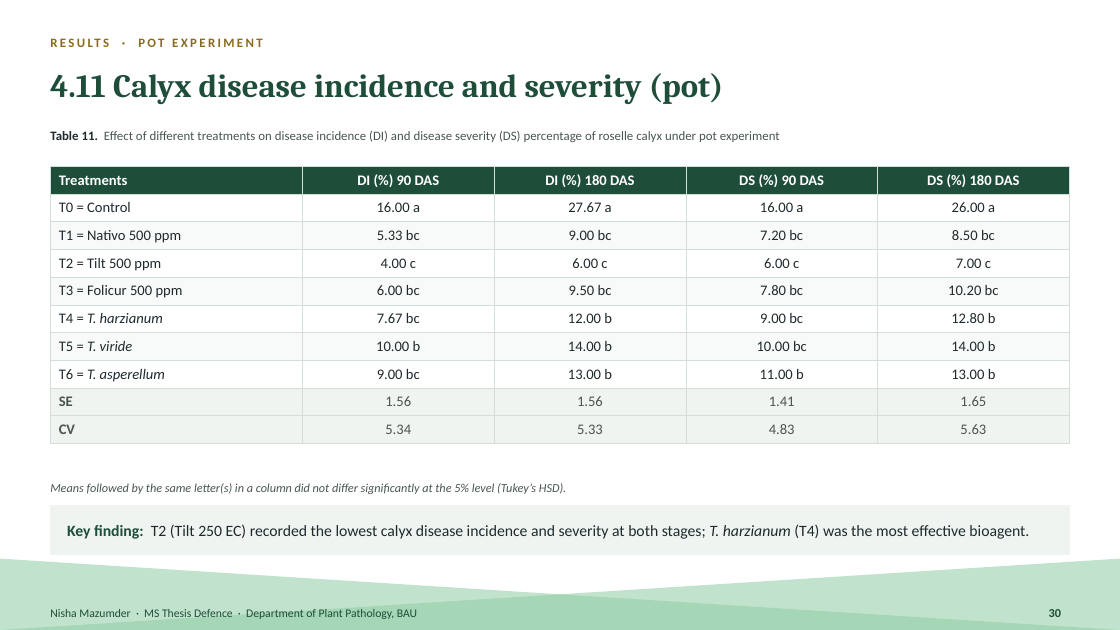
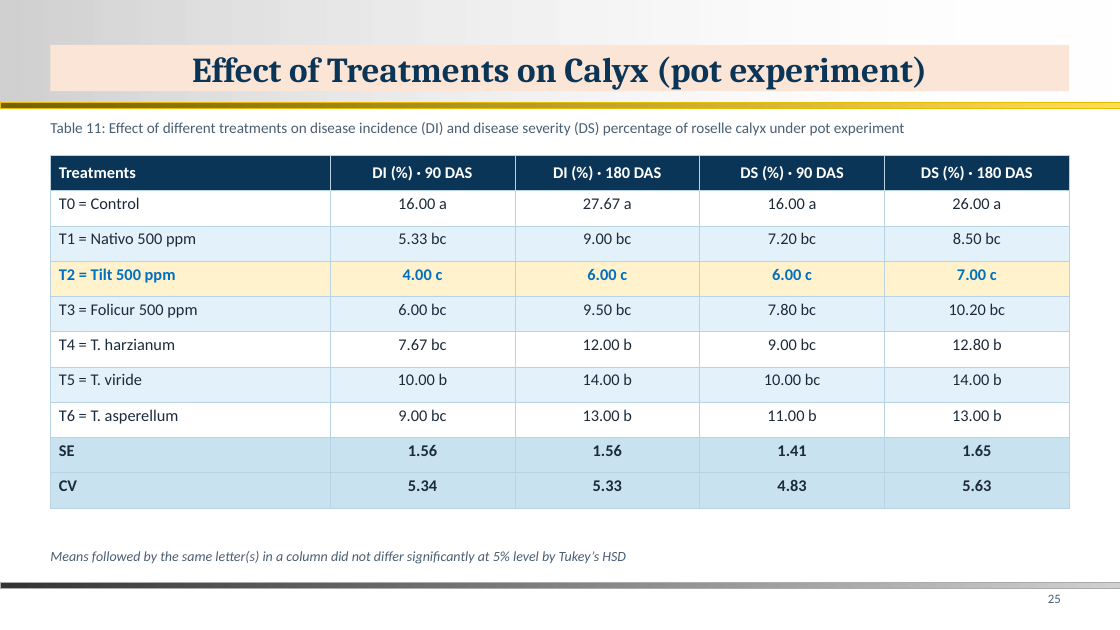
Before and after one commit to bipro-b/nm-documenents, a slide deck: slide 25 of docs/Nisha_MS_Thesis_Defence.pptx (slide 30 before the commit). Drawn at 1120x630 pixels with LibreOffice and Linux fonts; fonts in the diff are those of the drawing; background and template pictures are left out. Boxes give left, top, right and bottom in pixels: in the first picture for what was removed or moved away, otherwise in the second. Text is boxed around its words. In the diff, an @@ line names an element or a change of style, - is before the commit and + after.

```diff
--- a/docs/Nisha_MS_Thesis_Defence.pptx
+++ b/docs/Nisha_MS_Thesis_Defence.pptx
@@ rectangle added at (0,0,1120,103), fill gradient #D0D0D0 to #FFFFFF @@
@@ rectangle added at (50,45,1070,92), fill #FBE5D6, 30 pt, text #0B3557, bold @@
+Effect of Treatments on Calyx (pot experiment)
@@ text removed at (138,38,263,47) @@
-RESULTS · POT EXPERIMENT
@@ title at (343,56,843,84): text changed; size 28 to 30 pt; text colour #1E4D3A to #0B3557 @@
-4.11 Calyx disease incidence and severity (pot)
+4.11 Calyx disease — pot experiment
@@ rectangle added at (0,103,1120,108), fill gradient #766000 to #FFDE53, outline #E8BC00 0.26 pt @@
@@ text at (50,122,905,136): text changed; size 11 to 13 pt; text colour #4A5550 to #4A5F73 @@
-Table 11. Effect of different treatments on disease incidence (DI) and disease severity (DS) percentage of roselle calyx under pot experiment
+Table 11: Effect of different treatments on disease incidence (DI) and disease severity (DS) percentage of roselle calyx under pot experiment
@@ table at (50,155,1070,508) @@
-row 1: Treatments | DI (%) 90 DAS | DI (%) 180 DAS | DS (%) 90 DAS | DS (%) 180 DAS
+row 1: Treatments | DI (%) · 90 DAS | DI (%) · 180 DAS | DS (%) · 90 DAS | DS (%) · 180 DAS
@@ fill #1E4D3A to #0B3557 in row 1 @@
@@ fill #F7FAF8 to #E3F2FA in 15 cells @@
@@ fill #FFFFFF to #FFF2CC in row 4 @@
@@ fill #EFF4F1 to #C9E2F0 in 10 cells @@
@@ size 12.5 to 14 pt in "Treatments", "T0 = Control", "16.00 a", "27.67 a" and 42 more places @@
@@ text colour #1F2A2E to #1C2B3A in "T0 = Control", "16.00 a", "27.67 a", "16.00 a" and 26 more places @@
@@ text colour #1F2A2E to #0070C0 in "T2 = Tilt 500 ppm", "4.00 c", "6.00 c", "6.00 c" and 1 more places @@
@@ bold on in "T2 = Tilt 500 ppm", "4.00 c", "6.00 c", "6.00 c" and 9 more places @@
@@ italic off in "T. harzianum", "T. viride", "T. asperellum" @@
@@ text colour #4A5550 to #1C2B3A in "SE", "1.56", "1.56", "1.41" and 6 more places @@
@@ borders changed @@
@@ table: place and size @@
-table at (50,166,1069,438)
+table at (50,155,1070,508)
@@ rectangle removed at (50,506,1070,555) @@
@@ text removed at (67,524,1029,539) @@
-Key finding: T2 (Tilt 250 EC) recorded the lowest calyx disease incidence and severity at both stages; T. harzianum (T4) was the most effective bioagent.
@@ right triangle removed at (0,559,1120,630) @@
@@ right triangle removed at (0,559,1120,630) @@
@@ text at (50,551,626,564): text changed; size 10.5 to 12 pt; text colour #4A5550 to #4A5F73 @@
-Means followed by the same letter(s) in a column did not differ significantly at the 5% level (Tukey’s HSD).
+Means followed by the same letter(s) in a column did not differ significantly at 5% level by Tukey’s HSD
@@ text "Means followed by the same ..." at (50,551,626,564): vertical alignment middle to top @@
@@ rectangle added at (0,582,1120,588), fill gradient #333333 to #D0D0D0, outline #ABABAB 0.26 pt @@
@@ page number added at (1048,594,1061,603), 11 pt, text #4A5F73 @@
+25
@@ text removed at (50,609,417,619) @@
-Nisha Mazumder · MS Thesis Defence · Department of Plant Pathology, BAU
@@ page number removed at (1049,609,1061,617) @@
-30
```
Also in this commit, not shown: 30 other slides changed, 6 slides added, 7 slides removed, 1 other file.
